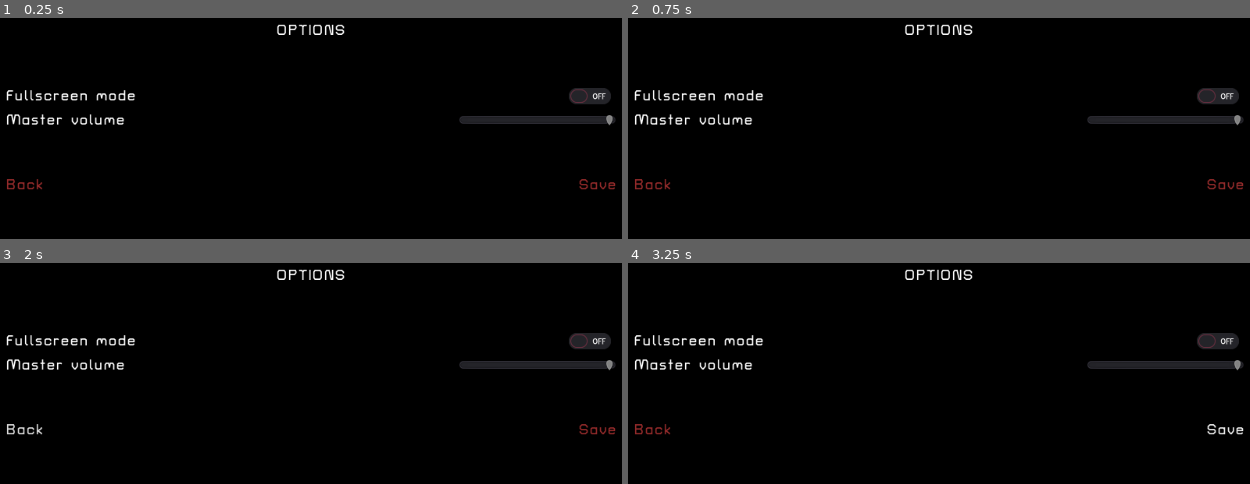
Above: before the commit, frames 1-4 (two rows, left to right).
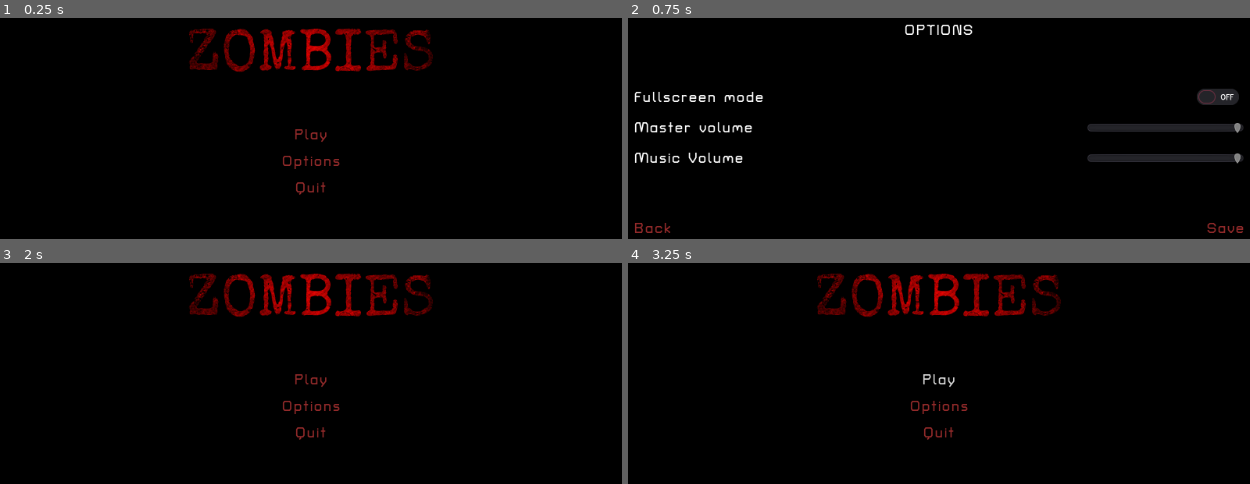
Above: after the commit, the same moments.

Repository: emilnymann/Zombies
Game: Godot game, scene res://scenes/Game.tscn
Same seed, same stepped clock (60 frames per second), same inputs: the game is played once before the commit and once after it.
Inputs (mouse positions are in pixels of both pictures, inside the frame that each line leads up to):
- Up to frame 1 (0.25 s): no input
- Up to frame 2 (0.75 s): click (939, 161) at 0.5 s, where only the run after the commit has a clickable "Options"
- Up to frame 3 (2 s): click "Back" at 1.25 s
- Up to frame 4 (3.25 s): click (1225, 430) at 2 s, where only the run before the commit has a clickable "Save"; click (939, 380) at 2.75 s, where only the run after the commit has a clickable "Play"

The runs differ from the first frame. In frame 1, 6.2% of the frame differs, in the area x 0-100%, y 2-81%; in frame 2, 5.0%; in frame 3, 6.2%; in frame 4, 6.2%.

Commit message:
Added music volume slider to the options menu and hooked up all buttons except for play

Diff:
--- a/entities/UI/MainMenu.tscn
+++ b/entities/UI/MainMenu.tscn
@@ -10,7 +10,7 @@
 script = ExtResource( 1 )
 
 [node name="MainMenuControl" type="Control" parent="."]
-visible = false
+editor/display_folded = true
 anchor_right = 1.0
 anchor_bottom = 1.0
 theme = ExtResource( 2 )
@@ -40,6 +40,7 @@
 color = Color( 1, 1, 1, 0 )
 
 [node name="MenuButtonsContainer" type="VBoxContainer" parent="MainMenuControl/MenuContainer"]
+editor/display_folded = true
 margin_left = 353.0
 margin_top = 130.0
 margin_right = 427.0
@@ -63,6 +64,7 @@
 text = "Quit"
 
 [node name="OptionsMenuControl" type="Control" parent="."]
+visible = false
 anchor_right = 1.0
 anchor_bottom = 1.0
 theme = ExtResource( 2 )
@@ -93,44 +95,48 @@
 [node name="OptionsContainer" type="VBoxContainer" parent="OptionsMenuControl/MenuContainer"]
 margin_top = 79.0
 margin_right = 780.0
-margin_bottom = 224.0
+margin_bottom = 280.0
 size_flags_horizontal = 3
 size_flags_vertical = 0
 
 [node name="FullscreenContainer" type="HBoxContainer" parent="OptionsMenuControl/MenuContainer/OptionsContainer"]
 margin_right = 780.0
-margin_bottom = 32.0
+margin_bottom = 35.0
+rect_min_size = Vector2( 0, 35 )
 size_flags_vertical = 0
 
 [node name="FullscreenLabel" type="Label" parent="OptionsMenuControl/MenuContainer/OptionsContainer/FullscreenContainer"]
-margin_top = 5.0
+margin_top = 7.0
 margin_right = 165.0
-margin_bottom = 26.0
+margin_bottom = 28.0
 text = "Fullscreen mode"
 
 [node name="FullscreenCheckbox" type="CheckButton" parent="OptionsMenuControl/MenuContainer/OptionsContainer/FullscreenContainer"]
 margin_left = 716.0
-margin_right = 780.0
-margin_bottom = 32.0
+margin_top = 1.0
+margin_right = 780.0
+margin_bottom = 33.0
 size_flags_horizontal = 10
 size_flags_vertical = 4
 
 [node name="MasterVolumeContainer" type="HBoxContainer" parent="OptionsMenuControl/MenuContainer/OptionsContainer"]
-margin_top = 36.0
-margin_right = 780.0
-margin_bottom = 57.0
+margin_top = 39.0
+margin_right = 780.0
+margin_bottom = 74.0
+rect_min_size = Vector2( 0, 35 )
 size_flags_vertical = 0
 
 [node name="MasterVolumeContainer" type="Label" parent="OptionsMenuControl/MenuContainer/OptionsContainer/MasterVolumeContainer"]
+margin_top = 7.0
 margin_right = 151.0
-margin_bottom = 21.0
+margin_bottom = 28.0
 text = "Master volume"
 
 [node name="MasterVolumeSliderContainer" type="VBoxContainer" parent="OptionsMenuControl/MenuContainer/OptionsContainer/MasterVolumeContainer"]
 margin_left = 580.0
-margin_top = 2.0
-margin_right = 780.0
-margin_bottom = 18.0
+margin_top = 9.0
+margin_right = 780.0
+margin_bottom = 25.0
 rect_min_size = Vector2( 200, 0 )
 size_flags_horizontal = 10
 size_flags_vertical = 4
@@ -142,17 +148,47 @@
 max_value = 0.0
 ticks_on_borders = false
 
+[node name="MusicVolumeContainer" type="HBoxContainer" parent="OptionsMenuControl/MenuContainer/OptionsContainer"]
+margin_top = 78.0
+margin_right = 780.0
+margin_bottom = 113.0
+rect_min_size = Vector2( 0, 35 )
+size_flags_vertical = 0
+
+[node name="MusicVolumeLabel" type="Label" parent="OptionsMenuControl/MenuContainer/OptionsContainer/MusicVolumeContainer"]
+margin_top = 7.0
+margin_right = 139.0
+margin_bottom = 28.0
+text = "Music Volume"
+
+[node name="MusicVolumeSliderContainer" type="VBoxContainer" parent="OptionsMenuControl/MenuContainer/OptionsContainer/MusicVolumeContainer"]
+margin_left = 580.0
+margin_top = 9.0
+margin_right = 780.0
+margin_bottom = 25.0
+rect_min_size = Vector2( 200, 0 )
+size_flags_horizontal = 10
+size_flags_vertical = 4
+
+[node name="MusicVolumeSlider" type="HSlider" parent="OptionsMenuControl/MenuContainer/OptionsContainer/MusicVolumeContainer/MusicVolumeSliderContainer"]
+margin_right = 200.0
+margin_bottom = 16.0
+min_value = -100.0
+max_value = 0.0
+ticks_on_borders = false
+
 [node name="Divider2" type="ColorRect" parent="OptionsMenuControl/MenuContainer/OptionsContainer"]
-margin_top = 61.0
-margin_right = 780.0
-margin_bottom = 111.0
+margin_top = 117.0
+margin_right = 780.0
+margin_bottom = 167.0
 rect_min_size = Vector2( 0, 50 )
 color = Color( 1, 1, 1, 0 )
 
 [node name="OptionsControlsContainer" type="HBoxContainer" parent="OptionsMenuControl/MenuContainer/OptionsContainer"]
-margin_top = 115.0
-margin_right = 780.0
-margin_bottom = 145.0
+editor/display_folded = true
+margin_top = 171.0
+margin_right = 780.0
+margin_bottom = 201.0
 size_flags_vertical = 0
 
 [node name="BackButton" parent="OptionsMenuControl/MenuContainer/OptionsContainer/OptionsControlsContainer" instance=ExtResource( 4 )]
@@ -164,4 +200,7 @@
 margin_right = 780.0
 size_flags_horizontal = 10
 text = "Save"
+[connection signal="pressed" from="MainMenuControl/MenuContainer/MenuButtonsContainer/OptionsButton" to="." method="_on_Main_OptionsButton_pressed"]
+[connection signal="pressed" from="MainMenuControl/MenuContainer/MenuButtonsContainer/QuitButton" to="." method="_on_Main_QuitButton_pressed"]
+[connection signal="pressed" from="OptionsMenuControl/MenuContainer/OptionsContainer/OptionsControlsContainer/BackButton" to="." method="_on_Options_BackButton_pressed"]
 [connection signal="pressed" from="OptionsMenuControl/MenuContainer/OptionsContainer/OptionsControlsContainer/SaveButton" to="." method="_on_Options_SaveButton_pressed"]
--- a/scripts/ui/MainMenu.gd
+++ b/scripts/ui/MainMenu.gd
@@ -1,29 +1,54 @@
 extends CanvasLayer
 
+# main
+onready var main_menu = $MainMenuControl
+onready var options_menu = $OptionsMenuControl
+
+# options
 onready var fullscreen_toggle = $OptionsMenuControl/MenuContainer/OptionsContainer/FullscreenContainer/FullscreenCheckbox
 onready var master_volume_slider = $OptionsMenuControl/MenuContainer/OptionsContainer/MasterVolumeContainer/MasterVolumeSliderContainer/MasterVolumeSlider
+onready var music_volume_slider = $OptionsMenuControl/MenuContainer/OptionsContainer/MusicVolumeContainer/MusicVolumeSliderContainer/MusicVolumeSlider
 
 export var volume_range_min_db = -20
 var fullscreen : bool
 var master_volume : float
+var music_volume : float
 
 func _ready():
 	var master_volume_db = AudioServer.get_bus_volume_db(AudioServer.get_bus_index("Master"))
+	var music_volume_db = AudioServer.get_bus_volume_db(AudioServer.get_bus_index("Music"))
 
 	fullscreen = OS.window_fullscreen
 	master_volume = ( master_volume_db / volume_range_min_db ) * -100
-	print(master_volume)
+	music_volume = ( music_volume_db / volume_range_min_db ) * -100
 
 	fullscreen_toggle.pressed = fullscreen
 	master_volume_slider.value = master_volume
+	music_volume_slider.value = music_volume
 
 
 
 func _on_Options_SaveButton_pressed():
 	var master_volume_percent = abs(master_volume_slider.value)
+	var music_volume_percent = abs(music_volume_slider.value)
 
 	fullscreen = fullscreen_toggle.pressed
 	master_volume = (master_volume_percent / 100) * volume_range_min_db
+	music_volume = (music_volume_percent / 100) * volume_range_min_db
 
 	OS.window_fullscreen = fullscreen
 	AudioServer.set_bus_volume_db(AudioServer.get_bus_index("Master"), master_volume)
+	AudioServer.set_bus_volume_db(AudioServer.get_bus_index("Music"), music_volume)
+
+
+func _on_Options_BackButton_pressed():
+	options_menu.visible = false
+	main_menu.visible = true
+
+func _on_Main_OptionsButton_pressed():
+	main_menu.visible = false
+	options_menu.visible = true
+
+
+func _on_Main_QuitButton_pressed():
+	get_tree().quit()
